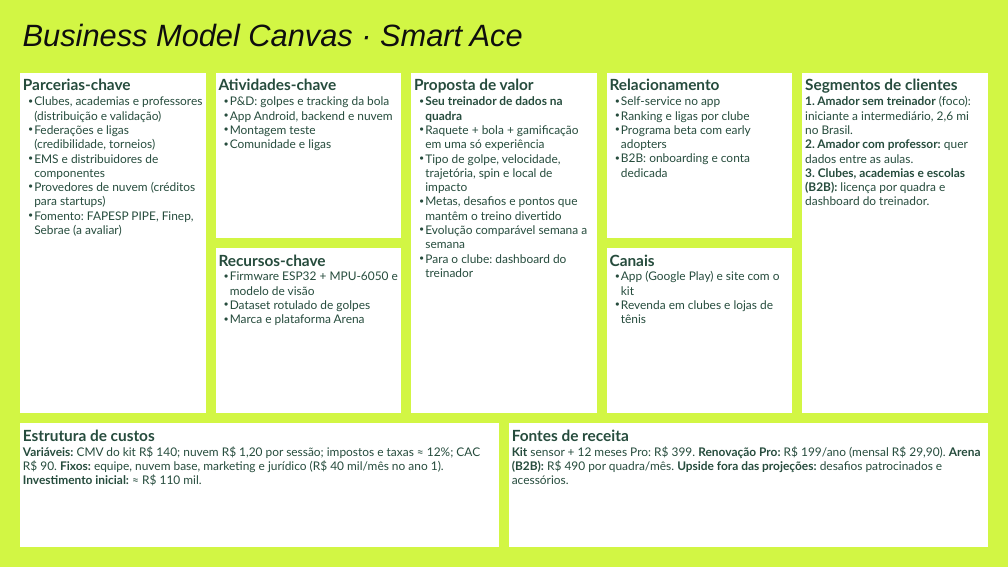
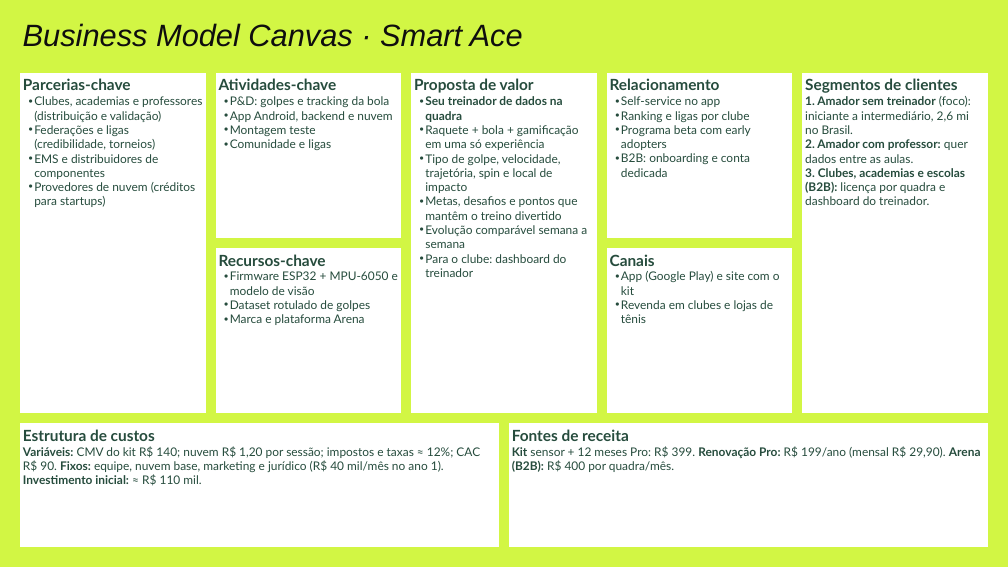
Before and after one commit to 2026-2-NCC6/Projeto4, a slide deck: slide 11 of documentos/Entrega 2/Inovação e Empreendedorismo/Entrega 2 - Inovação e Empreendedorismo.pptx. Drawn at 1008x567 pixels with LibreOffice and Linux fonts; fonts in the diff are those of the drawing. Boxes give left, top, right and bottom in pixels: in the first picture for what was removed or moved away, otherwise in the second. Text is boxed around its words. In the diff, an @@ line names an element or a change of style, - is before the commit and + after.

```diff
--- a/documentos/Entrega 2/Inovação e Empreendedorismo/Entrega 2 - Inovação e Empreendedorismo.pptx
+++ b/documentos/Entrega 2/Inovação e Empreendedorismo/Entrega 2 - Inovação e Empreendedorismo.pptx
@@ text at bbox=[34, 211, 194, 236]: paragraph removed @@
-  • Fomento: FAPESP PIPE, Finep, Sebrae (a avaliar)
@@ text at bbox=[512, 446, 981, 472]: text changed @@
-Kit sensor + 12 meses Pro: R$ 399. Renovação Pro: R$ 199/ano (mensal R$ 29,90). Arena (B2B): R$ 490 por quadra/mês. Upside fora das projeções: desafios patrocinados e acessórios.
+Kit sensor + 12 meses Pro: R$ 399. Renovação Pro: R$ 199/ano (mensal R$ 29,90). Arena (B2B): R$ 400 por quadra/mês.
```
Also in this commit, not shown: 17 other slides changed, 35 other files.
